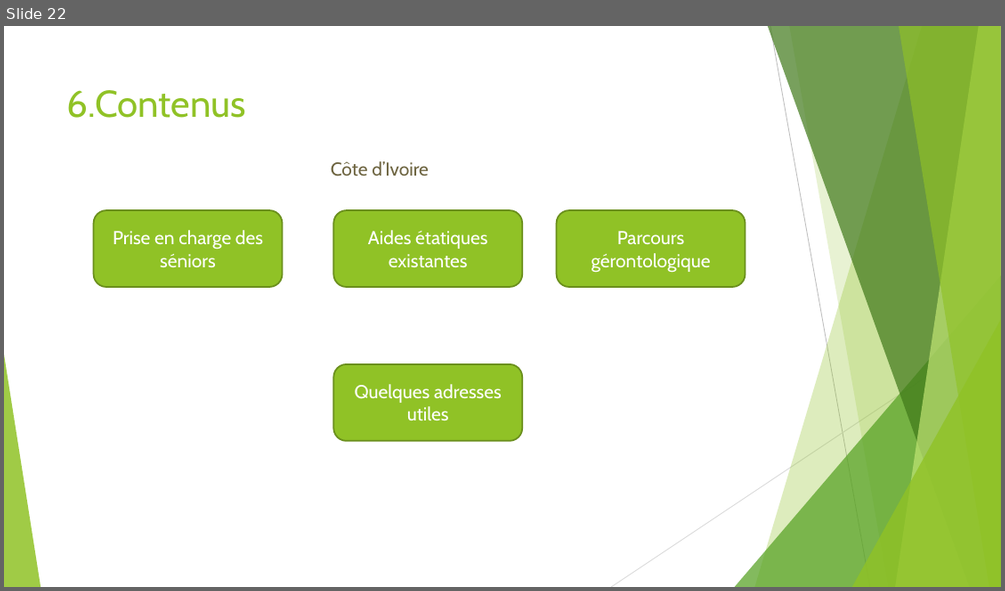
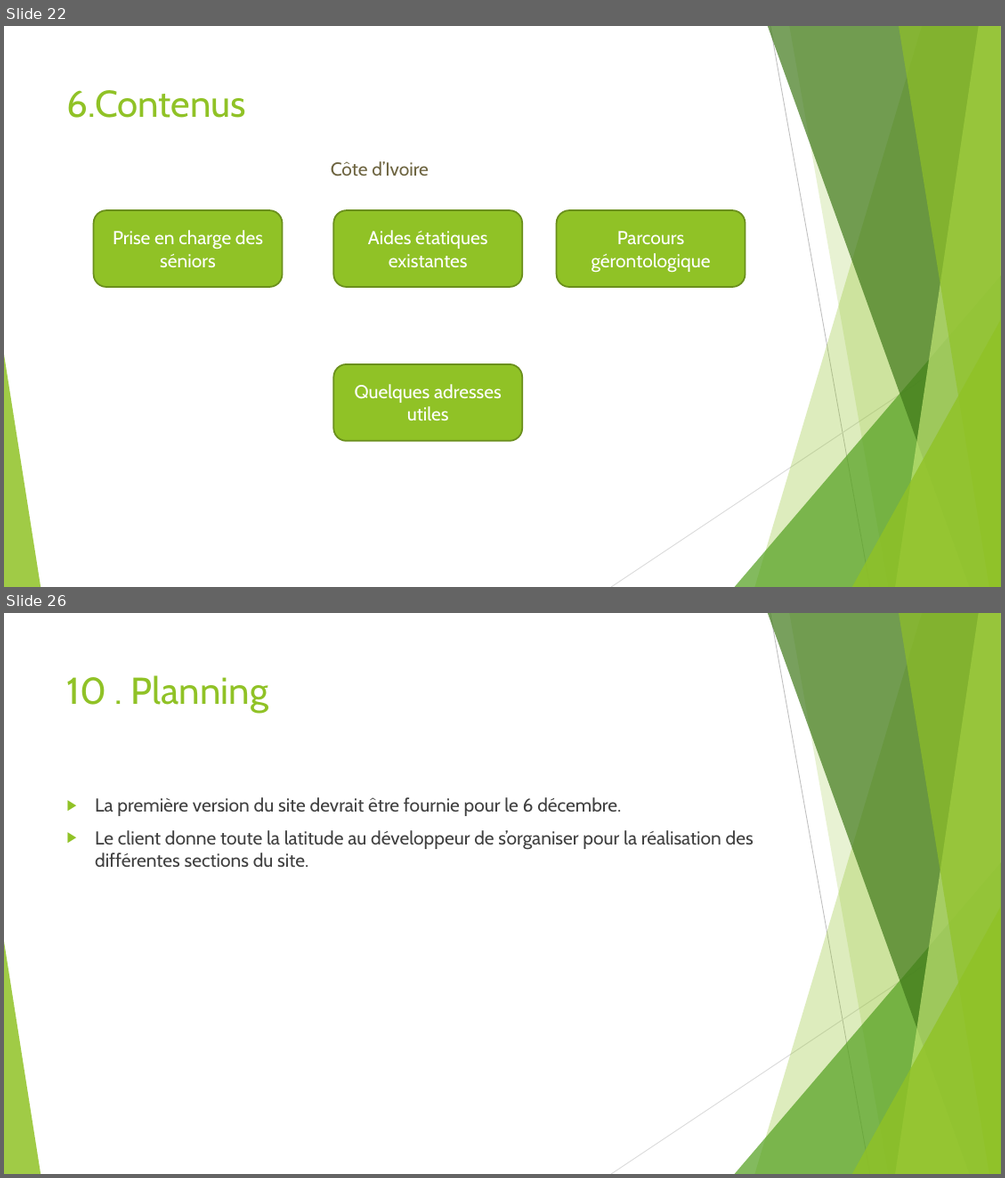
Before and after one commit to Michael-Serva/maison_philo_v2, a slide deck: doc/cahier_des_charges_maisonphilo_version Nina (2).pptx. Shown one above the other, each under a label of ours: slide 22 before the commit, slides 22 and 26 after it; the slides between them are not shown. The pictures are 1005x591 and 1005x1178 pixels, drawn with LibreOffice and Linux fonts; fonts in the diff are those of the drawing. Boxes give left, top, right and bottom in pixels: in the first picture for what was removed or moved away, otherwise in the second. Text is boxed around its words. In the diff, an @@ line names an element or a change of style, - is before the commit and + after.

```diff
--- a/doc/cahier_des_charges_maisonphilo_version Nina (2).pptx
+++ b/doc/cahier_des_charges_maisonphilo_version Nina (2).pptx
@@ slide 26 added at [4, 613, 1001, 1174], background #FFFFFF; not listed: 10 template elements that a slide beside it also shows @@
@@ title added at [67, 675, 268, 713], 36 pt, text #90C226 @@
+10 . Planning
@@ text added at [95, 797, 753, 867], 18 pt, text #404040 @@
+▶ La première version du site devrait être fournie pour le 6 décembre.
+▶ Le client donne toute la latitude au développeur de s’organiser pour la réalisation des différentes sections du site.
```
Also in this commit, not shown: 5 slides changed, 6 other slides added, 2 slides removed, 2 other files.
